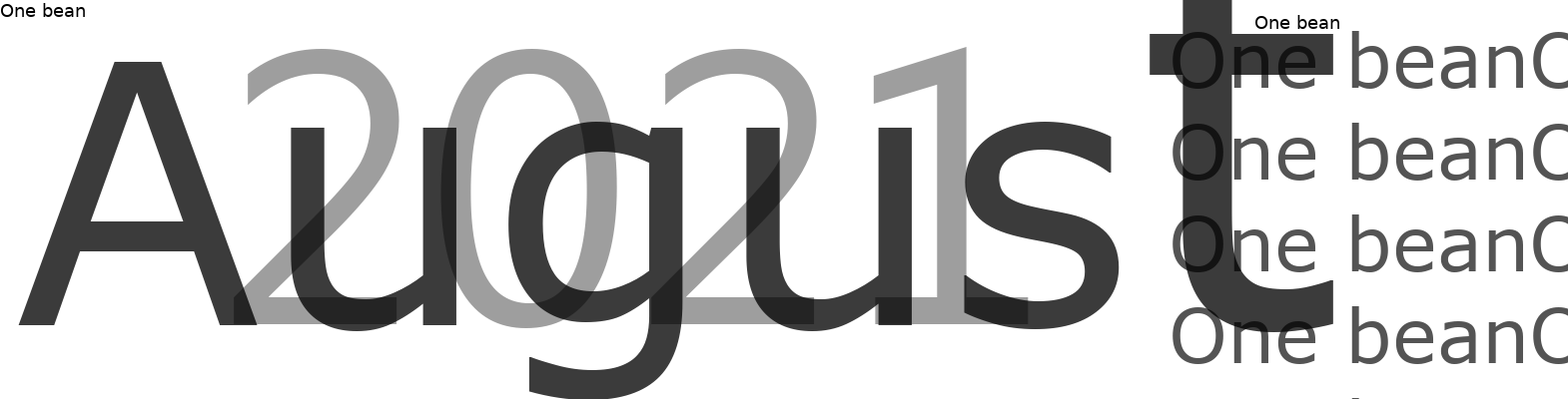
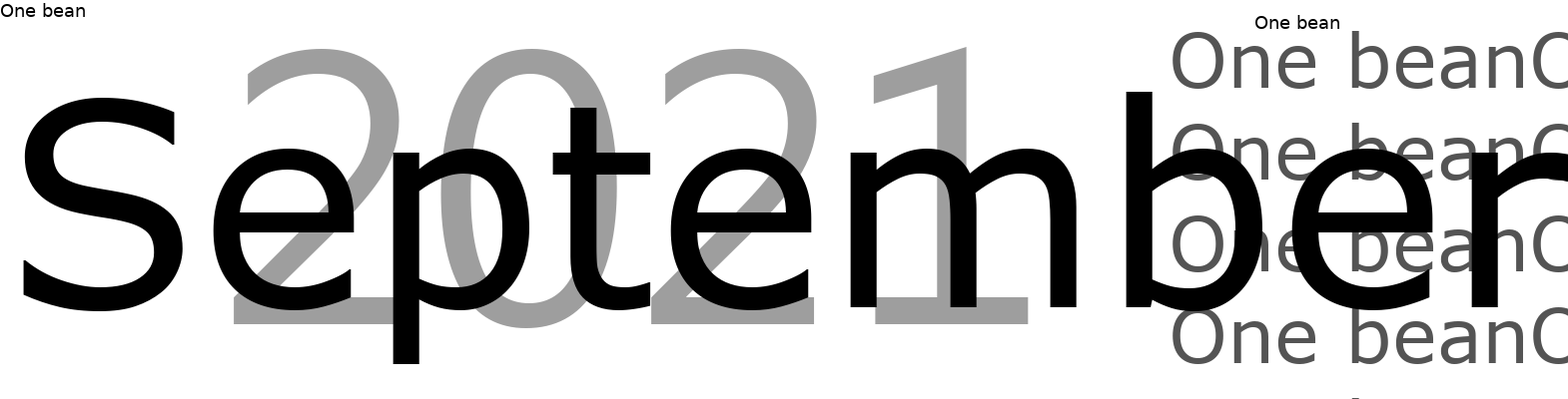
Two versions of the same layered image (1568x399). Layer-by-layer changes:
renamed "Augustu" to "September", opacity 77% → 100%, painted on it over left=17, top=0, right=1568, bottom=399
